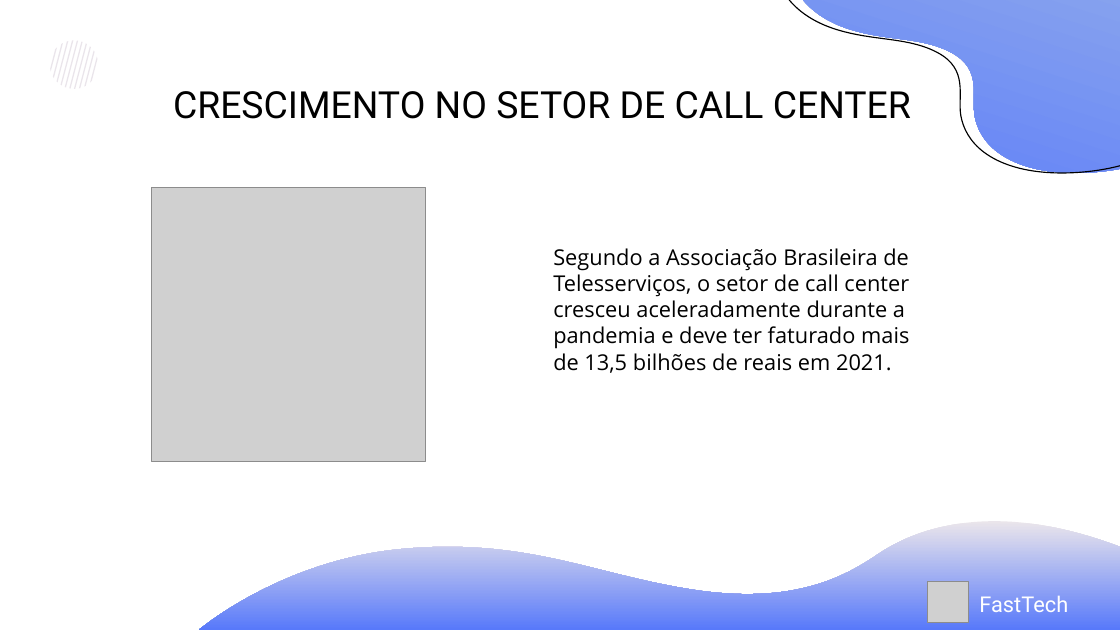
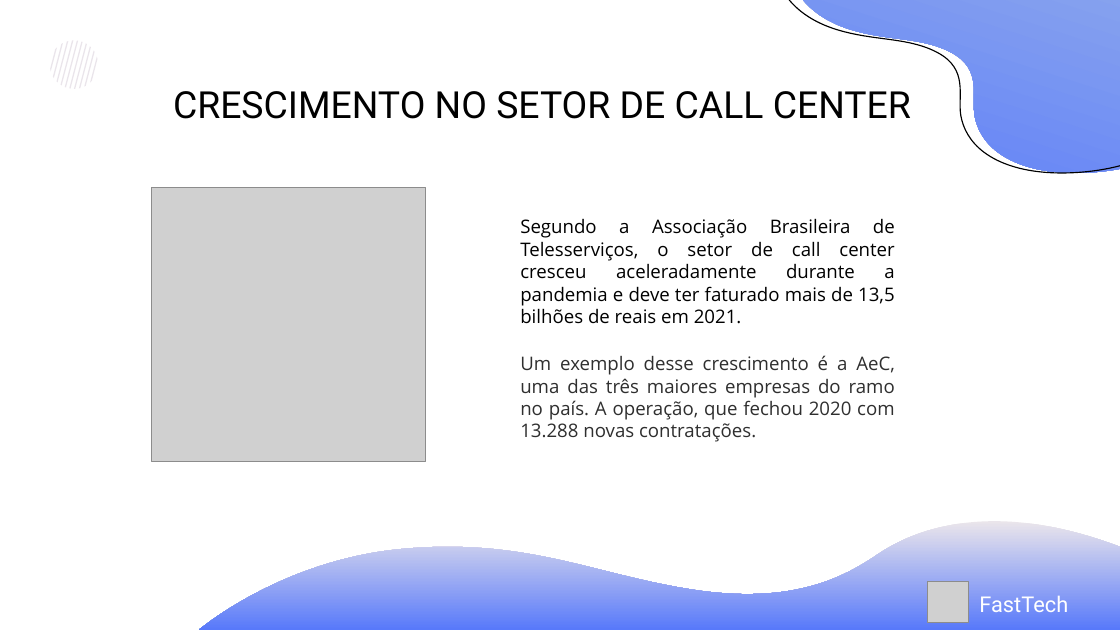
Before and after one commit to Grupo-1-adsa/Grupo-1-adsa, a slide deck: slide 3 of Documentação/PPT/Sprint 3 - Apresentação.pptx. Drawn at 1120x630 pixels with LibreOffice and Linux fonts; fonts in the diff are those of the drawing; grey boxes stand for pictures. Boxes give left, top, right and bottom in pixels: in the first picture for what was removed or moved away, otherwise in the second. Text is boxed around its words. In the diff, an @@ line names an element or a change of style, - is before the commit and + after.

```diff
--- a/Documentação/PPT/Sprint 3 - Apresentação.pptx
+++ b/Documentação/PPT/Sprint 3 - Apresentação.pptx
@@ subtitle "Segundo a Associação Brasileira de ..." moved from (x1=553, y1=248, x2=909, y2=373) to (x1=520, y1=218, x2=895, y2=442) @@
@@ subtitle at (x1=520, y1=218, x2=895, y2=324): size 14 to 12 pt in "Segundo a Associação Brasileira de Telesserviços, o ..."; alignment left to justified @@
@@ subtitle at (x1=520, y1=355, x2=895, y2=442): paragraph added @@
+Um exemplo desse crescimento é a AeC, uma das três maiores empresas do ramo no país. A operação, que fechou 2020 com 13.288 novas contratações.
```
Also in this commit, not shown: 1 other slide changed, 2 other files.
